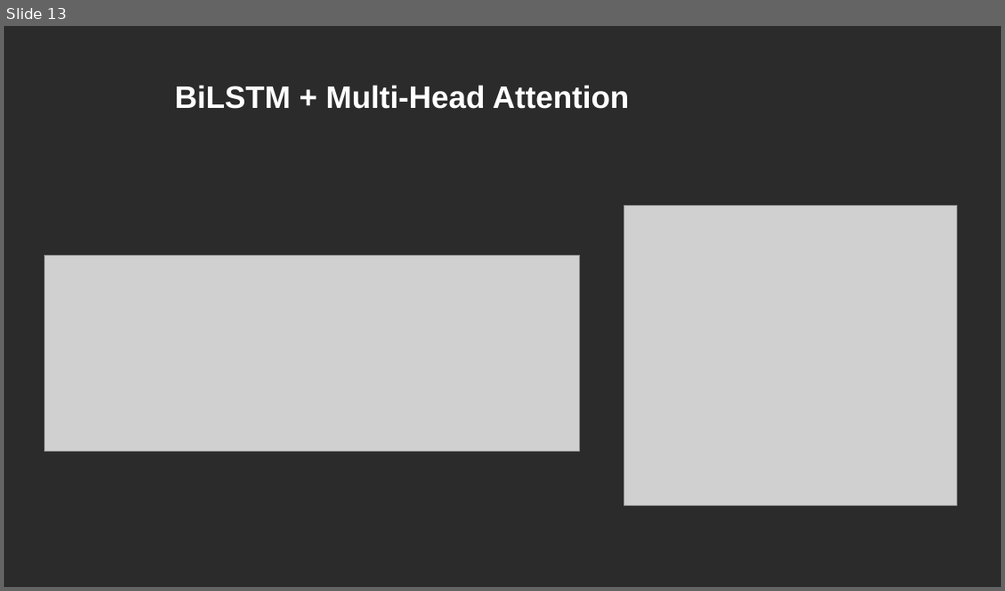
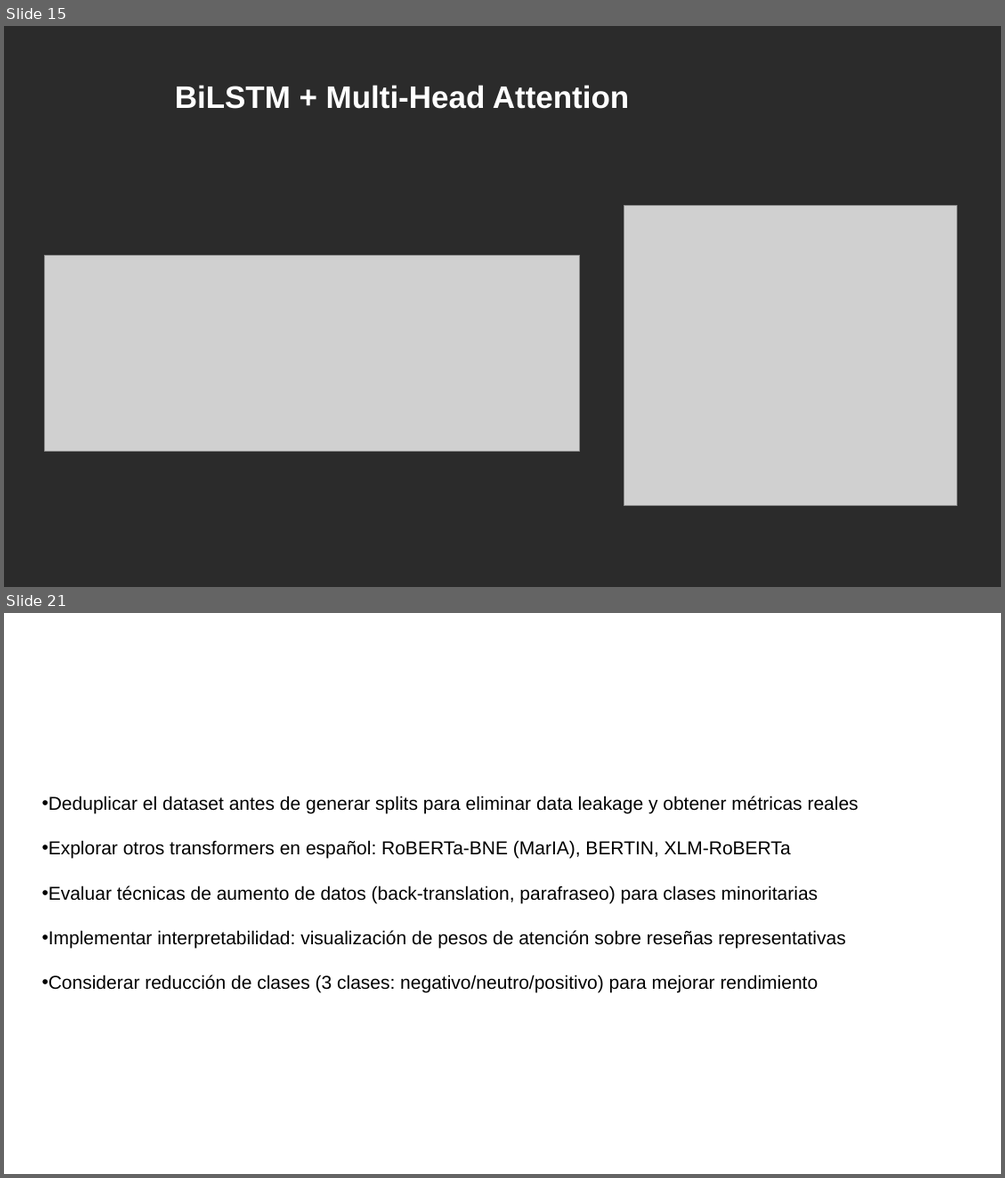
Before and after one commit to JuanSe1796/Proyecto_Deep_Learning_Final, a slide deck: docs/PROYECTO DEEP LEARNING.pptx. Shown one above the other, each under a label of ours: slide 13 before the commit, slides 15 and 21 after it; the slides between them are not shown. The pictures are 1005x591 and 1005x1178 pixels, drawn with LibreOffice and Linux fonts; fonts in the diff are those of the drawing; grey boxes stand for pictures; background and template pictures are left out; a plain dark background stands for a picture behind light text. Boxes give left, top, right and bottom in pixels: in the first picture for what was removed or moved away, otherwise in the second. Text is boxed around its words. In the diff, an @@ line names an element or a change of style, - is before the commit and + after.

```diff
--- a/docs/PROYECTO DEEP LEARNING.pptx
+++ b/docs/PROYECTO DEEP LEARNING.pptx
@@ slide 21 added at <box>4,613,1001,1174</box>, background picture (left out) @@
@@ text added at <box>114,661,699,706</box>, 30 pt, text #FFFFFF, bold @@
+Trabajo Futuro…
@@ text added at <box>42,795,858,993</box>, 18 pt, text #000000 @@
+• Deduplicar el dataset antes de generar splits para eliminar data leakage y obtener métricas reales
+• Explorar otros transformers en español: RoBERTa-BNE (MarIA), BERTIN, XLM-RoBERTa
+• Evaluar técnicas de aumento de datos (back-translation, parafraseo) para clases minoritarias
+• Implementar interpretabilidad: visualización de pesos de atención sobre reseñas representativas
+• Considerar reducción de clases (3 clases: negativo/neutro/positivo) para mejorar rendimiento
@@ what was slide 13 is now slide 15 @@
```
Also in this commit, not shown: 9 slides changed, 4 other slides added.
